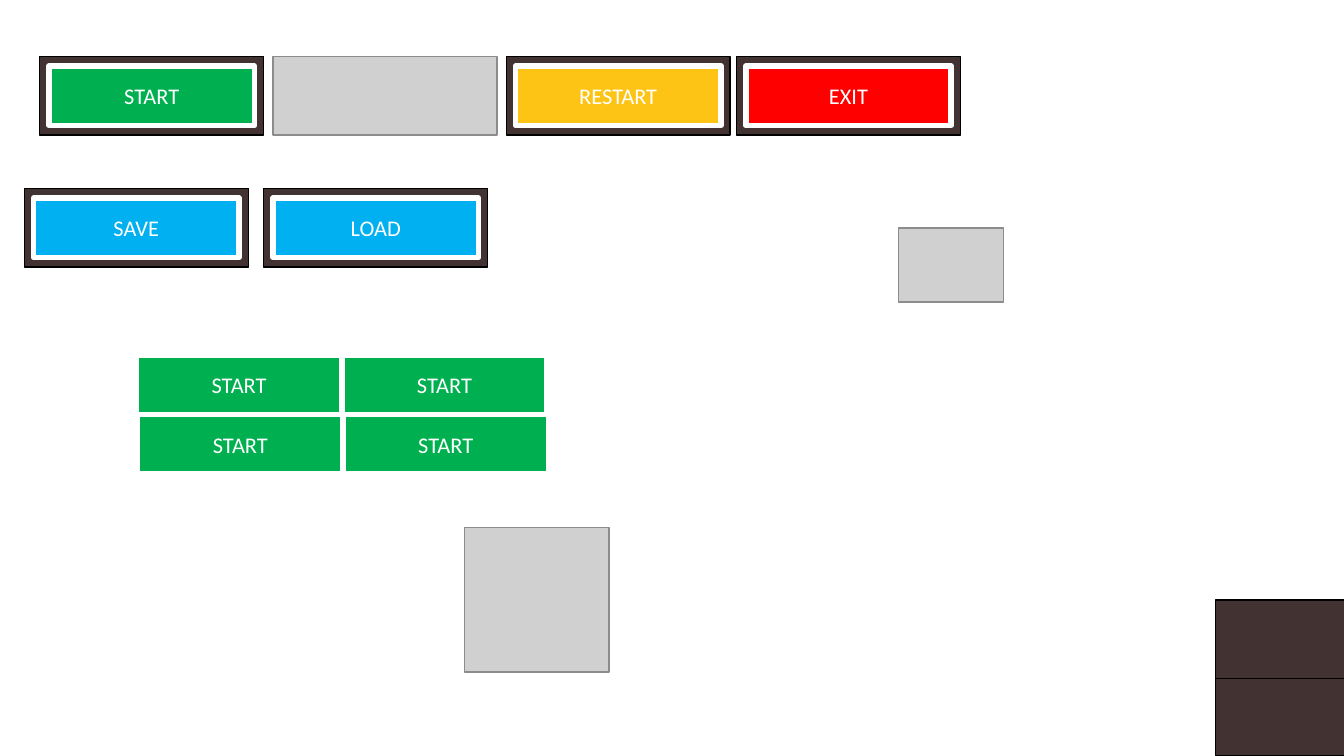
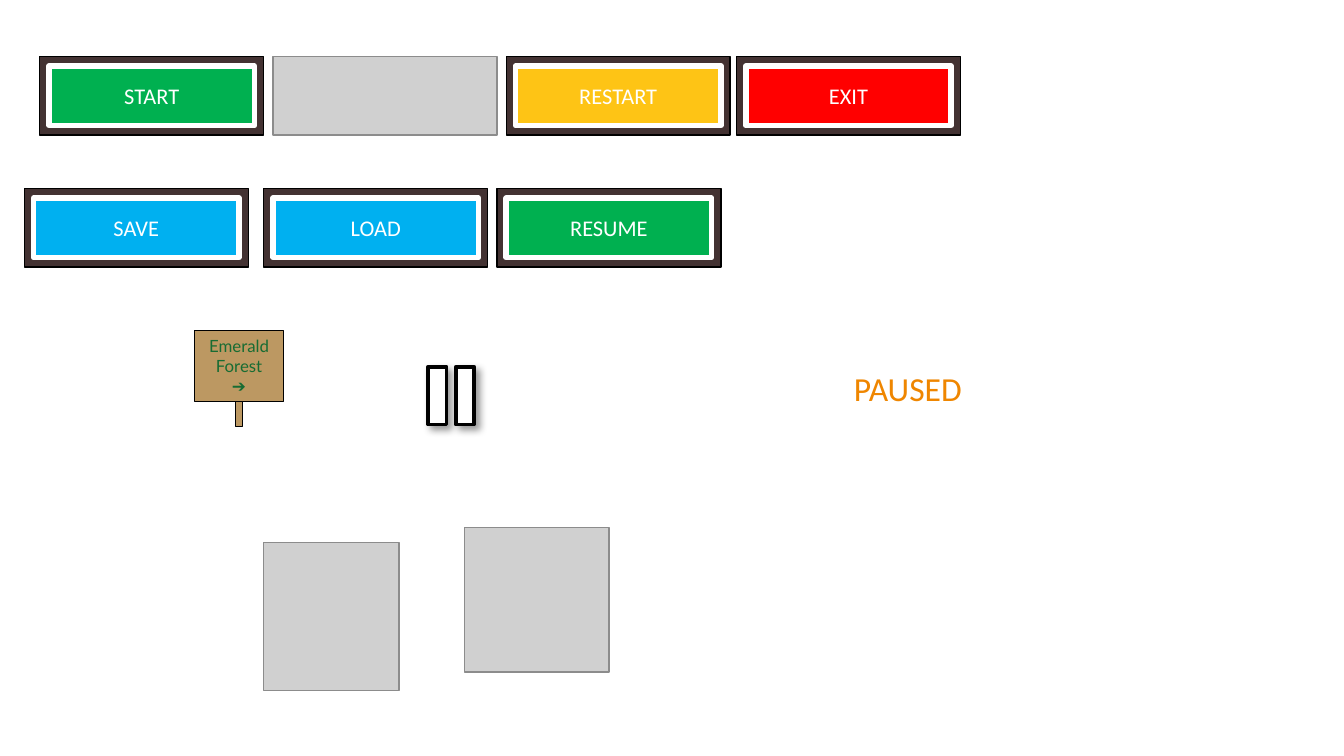
Before and after one commit to AndreBilley/Pygame-Platfomer, a slide deck: slide 3 of Nea_game_files/Buttons/Buttons.pptx. Drawn at 1344x756 pixels with LibreOffice and Linux fonts; fonts in the diff are those of the drawing; grey boxes stand for pictures. Boxes give left, top, right and bottom in pixels: in the first picture for what was removed or moved away, otherwise in the second. Text is boxed around its words. In the diff, an @@ line names an element or a change of style, - is before the commit and + after.

Commit message:
Pause menu added + Change of level backgrounds implemented

```diff
--- a/Nea_game_files/Buttons/Buttons.pptx
+++ b/Nea_game_files/Buttons/Buttons.pptx
@@ rectangle: place and size @@
-rectangle at (1215,677,1344,755)
+rectangle at (497,188,722,266)
@@ rectangle added at (507,199,712,258), fill #00B050, outline #FFFFFF 3 pt, 12 pt, text #FFFFFF @@
+RESUME
@@ picture removed at (899,228,1004,302) @@
@@ rectangle removed at (136,355,341,414) @@
-START
@@ rectangle added at (195,331,285,401), fill #BC9862, outline #000000 0.5 pt, 9 pt, text #176C33 @@
+Emerald Forest ➔
@@ rectangle removed at (341,355,547,414) @@
-START
@@ math equal added at (411,356,489,434), fill #FFFFFF, outline #000000 2 pt @@
@@ text added at (854,379,962,402), 18 pt, text #EF8600 @@
+PAUSED
@@ rectangle removed at (137,414,343,473) @@
-START
@@ rectangle added at (237,401,243,426), fill #BC9862, outline #000000 0.5 pt @@
@@ rectangle removed at (343,414,548,473) @@
-START
@@ picture added at (263,543,399,691) @@
@@ rectangle removed at (1215,599,1344,677) @@
```
Also in this commit, not shown: 11 other files.
